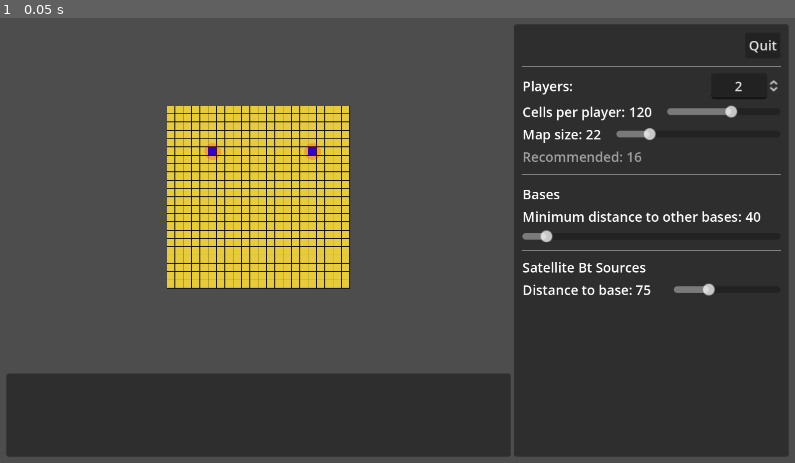
Above: before the commit, frame 1.
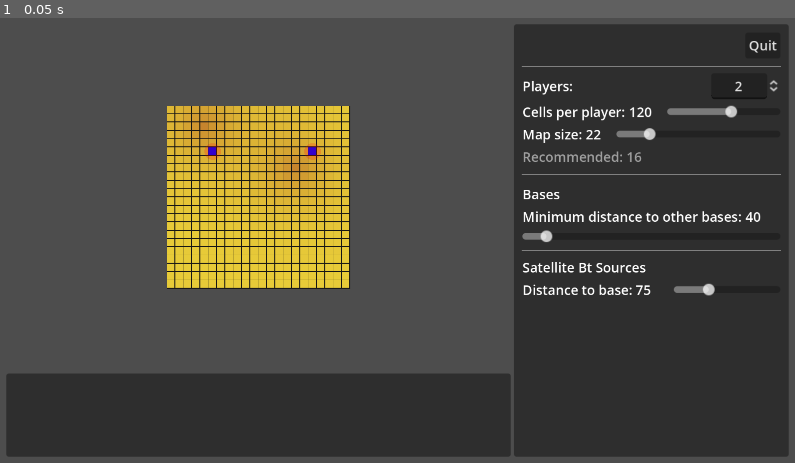
Above: after the commit, the same moment.

Repository: wadcom/kisarra-mapgen
Game: Godot game, scene res://main.tscn
Two runs of this game, one before a commit and one after it. Both use one fixed random seed, a clock stepped at 60 frames per second and the inputs below.
Inputs:
- Up to frame 1 (0.05 s): no input

The runs differ from the first frame. In frame 1, 1.4% of the frame differs, in the area x 22-41%, y 19-40%.

Commit message:
Display satellite Bt sources

Diff:
--- a/map_area.gd
+++ b/map_area.gd
@@ -14,19 +14,43 @@
 	%DiagnosticsText.clear()
 
 	var base_positions = _pick_base_positions(params)
+	var satellite_bt_positions = _pick_satellite_bt_positions(params, base_positions)
+
+	var bt_density = _calculate_bt_density(params, satellite_bt_positions)
 
 	_setup_bases(params, base_positions)
-	_setup_ground_cells(params)
+	_setup_ground_cells(params, bt_density)
 
 
-func _setup_ground_cells(params):
+func _calculate_bt_density(params, bt_positions):
+	var content = 50
+	var decay_factor = 0.75
+
+	var total_bt = []
+	for x in params.map_size:
+		for y in params.map_size:
+			var p = Vector2(x, y)
+
+			var t = 0.0
+			for bt_p in bt_positions:
+				var d = bt_p.distance_to(p)
+				t += content * pow(decay_factor, d)
+
+			total_bt.append(int(t))
+
+	return total_bt
+
+
+func _setup_ground_cells(params, bt_density):
 	for c in $GroundCells.get_children():
 		$GroundCells.remove_child(c)
 		c.queue_free()
 
 	for x in params.map_size:
 		for y in params.map_size:
+
 			var cell = sand_cell_prefab.instantiate()
+			cell.set_bt_density(bt_density.pop_front())
 
 			cell.position = Vector2(x, y) * _globals.PIXELS_PER_CELL_SIDE
 			$GroundCells.add_child(cell)
--- a/sand_cell.gd
+++ b/sand_cell.gd
@@ -1,7 +1,14 @@
 extends ColorRect
+
+@export var full_betirium_color: Color
+@export var no_betirium_color: Color
 
 const _globals = preload("res://globals.gd")
 
 
 func _ready():
 	size = Vector2.ONE * (_globals.PIXELS_PER_CELL_SIDE - 1)
+
+
+func set_bt_density(bt):
+	color = no_betirium_color.lerp(full_betirium_color, clamp(bt, 0, 100) / 100.0)
--- a/sand_cell.tscn
+++ b/sand_cell.tscn
@@ -7,3 +7,5 @@
 offset_bottom = 40.0
 color = Color(0.905882, 0.796078, 0.219608, 1)
 script = ExtResource("1_nobb4")
+full_betirium_color = Color(0.65098, 0.25098, 0.137255, 1)
+no_betirium_color = Color(0.905882, 0.796078, 0.219608, 1)
